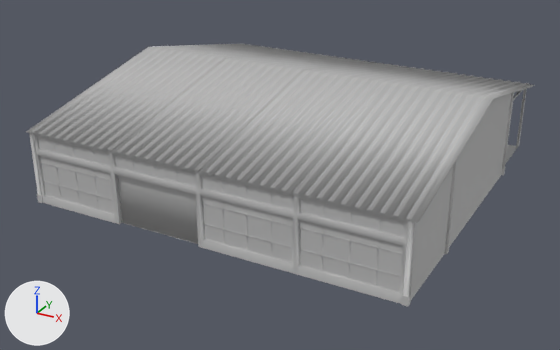
Renders of the FBX model warehouse model/Assets/Warehouse.fbx from each side of a commit.
Rendered twice from a 50 mm camera at (0.04, -0.54, 0.446) aimed at (-0.253, -0.007, 0.18). The lights are fixed; the arrows at lower left show +X, +Y and +Z. Where no turn or scale is listed for an object, it has been applied to the vertices.

The first picture shows 'warehouse_OBJ:Gates_closed001', 'warehouse_OBJ:glass', 'warehouse_OBJ:glass002', 'warehouse_OBJ:glass015', 'warehouse_OBJ:roof001', 'warehouse_OBJ:roof002', 'warehouse_OBJ:roof_leftEnd', 'warehouse_OBJ:roof_rightEnd001', 'warehouse_OBJ:wall012', 'warehouse_OBJ:wall013', 'warehouse_OBJ:wall_window001', 'warehouse_OBJ:wall_window012'.
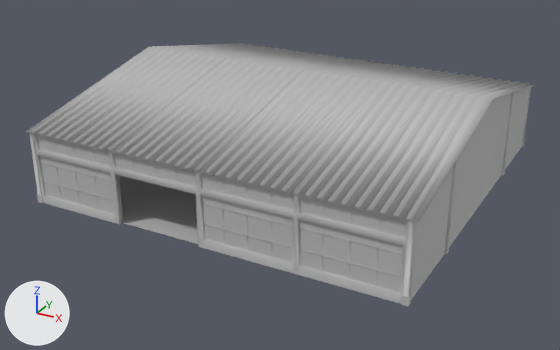
Where the change shows, as pixel boxes (x1, y1, x2, y2) in the pictures (560 x 350 px):
'warehouse_OBJ:Gates_closed001', deleted: before (118, 175, 198, 244)
'warehouse_OBJ:wall015', shown: after (501, 88, 529, 173)
'warehouse_OBJ:wall_roof_pt005', shown: after (509, 88, 528, 109)
'warehouse_OBJ:closing_column003', shown: after (522, 87, 531, 147)
'warehouse_OBJ:floor001', unchanged, uncovered by the edit: before (124, 223, 193, 243); after (122, 189, 198, 244)
'warehouse_OBJ:floor', unchanged, uncovered by the edit: after (119, 176, 173, 220)

Patch to the scene script:
```diff
--- a/warehouse model/Assets/Warehouse.fbx.py
+++ b/warehouse model/Assets/Warehouse.fbx.py
@@ ob_warehouse_obj_wall_roof_pt005 @@
 ob_warehouse_obj_wall_roof_pt005.location = (-201.9, -17.51, 84.28)
-ob_warehouse_obj_wall_roof_pt005.hide_viewport = True
@@ ob_warehouse_obj_wall015 @@
 ob_warehouse_obj_wall015.location = (-201.9, -17.51, 84.28)
-ob_warehouse_obj_wall015.hide_viewport = True
@@ ob_warehouse_obj_gates_closed001 @@
-ob_warehouse_obj_gates_closed001 = bpy.data.objects.new('warehouse_OBJ:Gates_closed001', me_mesh_034)
-ob_warehouse_obj_gates_closed001.location = (-1.5763, -0.7485, 0.0)
@@ ob_warehouse_obj_closing_column003 @@
 ob_warehouse_obj_closing_column003.location = (-201.9, -17.51, 84.28)
-ob_warehouse_obj_closing_column003.hide_viewport = True
```
